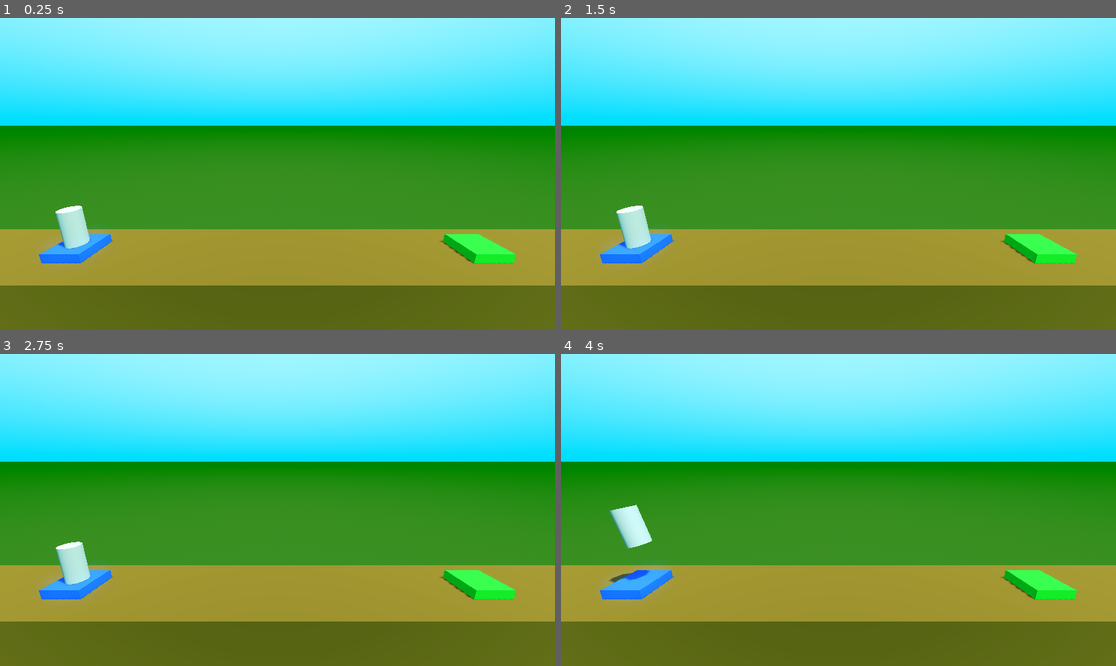
Above: before the commit, frames 1-4 (two rows, left to right).
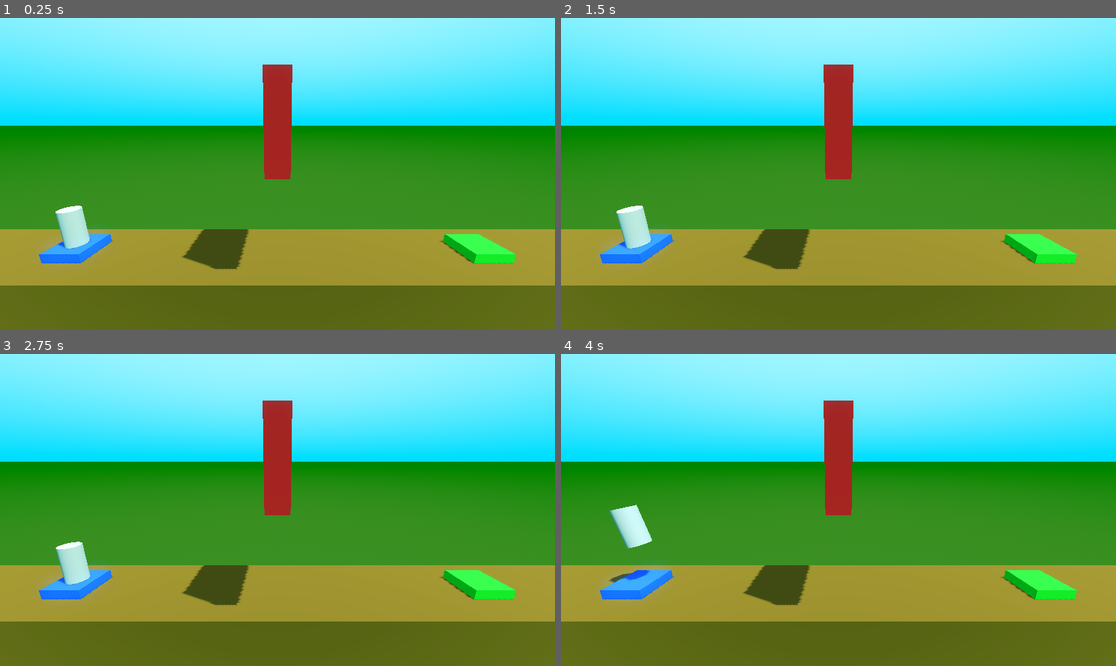
Above: after the commit, the same moments.

Repository: MateuszKosowski/Rocket-Game
Game: Godot game, scene res://scenes/lvl/level_1.tscn
Two runs of this game, one before a commit and one after it. Both use one fixed random seed, a clock stepped at 60 frames per second and the inputs below. Before the commit the project starts from res://scenes/lvl/level.tscn.
Inputs:
- Up to frame 1 (0.25 s): no input
- Up to frame 2 (1.5 s): tap Enter at 0.5 s; hold D (Right) 0.53-1.28 s; tap Space at 1.25 s; hold A (Left) from 1.28 s (still down)
- Up to frame 3 (2.75 s): tap Enter at 2 s; release A (Left) at 2.03 s; hold D (Right) from 2.03 s (still down)
- Up to frame 4 (4 s): tap Space at 2.75 s; release D (Right) at 2.78 s; hold W (Up) 2.78-3.53 s; hold A (Left) from 3.53 s (still down)

The runs differ from the first frame. In frame 1, 3.0% of the frame differs, in the area x 32-53%, y 14-81%; in frame 2, 3.0%; in frame 3, 3.0%; in frame 4, 3.0%.

Commit message:
Add Inherited levels, changing sceans

Diff:
--- a/project.godot
+++ b/project.godot
@@ -11,7 +11,7 @@
 [application]
 
 config/name="Project Rocket"
-run/main_scene="res://scenes/lvl/level.tscn"
+run/main_scene="res://scenes/lvl/level_1.tscn"
 config/features=PackedStringArray("4.2", "Forward Plus")
 config/icon="res://icon.svg"
 
--- /dev/null
+++ b/scenes/lvl/LandField.gd
@@ -0,0 +1,3 @@
+extends CSGBox3D
+
+@export_file("*.tscn") var next_file_path
--- /dev/null
+++ b/scenes/lvl/level_1.tscn
@@ -0,0 +1,17 @@
+[gd_scene load_steps=3 format=3 uid="uid://cb4184wdm6asj"]
+
+[ext_resource type="PackedScene" uid="uid://dnju5vntat0yo" path="res://scenes/lvl/level_base.tscn" id="1_e1veh"]
+
+[sub_resource type="StandardMaterial3D" id="StandardMaterial3D_uvkro"]
+albedo_color = Color(0.579254, 1.97336e-06, 3.85046e-07, 1)
+
+[node name="Level" instance=ExtResource("1_e1veh")]
+
+[node name="Box" type="CSGBox3D" parent="." index="3" groups=["Lose"]]
+transform = Transform3D(1, 0, 0, 0, 1, 0, 0, 0, 1, 0, 7, 0)
+use_collision = true
+size = Vector3(1, 4, 5)
+material = SubResource("StandardMaterial3D_uvkro")
+
+[node name="LandField" parent="." index="5"]
+next_file_path = "res://scenes/lvl/level_2.tscn"
--- /dev/null
+++ b/scenes/lvl/level_2.tscn
@@ -0,0 +1,31 @@
+[gd_scene load_steps=4 format=3 uid="uid://ca8t7kpll6dg0"]
+
+[ext_resource type="PackedScene" uid="uid://dnju5vntat0yo" path="res://scenes/lvl/level_base.tscn" id="1_cvc27"]
+
+[sub_resource type="StandardMaterial3D" id="StandardMaterial3D_02cok"]
+albedo_color = Color(0.502292, 0.388903, 0.16884, 1)
+metallic = 1.0
+metallic_specular = 0.55
+
+[sub_resource type="StandardMaterial3D" id="StandardMaterial3D_c3d5p"]
+albedo_color = Color(0.579254, 1.97336e-06, 3.85046e-07, 1)
+
+[node name="Level" instance=ExtResource("1_cvc27")]
+
+[node name="DirectionalLight3D" parent="." index="0"]
+transform = Transform3D(0.78526, -0.47878, 0.392602, 0.1094, 0.731394, 0.673123, -0.609425, -0.485626, 0.626713, 15.7496, 9.30759, 9.34906)
+
+[node name="Ceiling" type="CSGBox3D" parent="." index="3" groups=["Lose"]]
+transform = Transform3D(1, 0, 0, 0, 1, 0, 0, 0, 1, 0, 12.7729, 0)
+use_collision = true
+size = Vector3(40, 8, 5)
+material = SubResource("StandardMaterial3D_02cok")
+
+[node name="Box" type="CSGBox3D" parent="." index="4" groups=["Lose"]]
+transform = Transform3D(1, 0, 0, 0, 1, 0, 0, 0, 1, 0, 2.29628, 0)
+use_collision = true
+size = Vector3(1, 1, 5)
+material = SubResource("StandardMaterial3D_c3d5p")
+
+[node name="LandField" parent="." index="6"]
+next_file_path = "res://scenes/lvl/level_1.tscn"
--- a/scenes/lvl/level.tscn
+++ b/scenes/lvl/level_base.tscn
@@ -1,6 +1,9 @@
-[gd_scene load_steps=8 format=3 uid="uid://dnju5vntat0yo"]
+[gd_scene load_steps=10 format=3 uid="uid://dnju5vntat0yo"]
 
+[ext_resource type="Script" path="res://scenes/lvl/LandField.gd" id="1_4qvsf"]
 [ext_resource type="PackedScene" uid="uid://cvkq7p6rvm1wm" path="res://scenes/player/player.tscn" id="1_tifit"]
+
+[sub_resource type="GDScript" id="GDScript_xrvwv"]
 
 [sub_resource type="ProceduralSkyMaterial" id="ProceduralSkyMaterial_r344y"]
 sky_top_color = Color(0.353719, 0.584906, 1, 1)
@@ -33,6 +36,7 @@
 albedo_color = Color(1.51612e-06, 0.653202, 5.77569e-07, 1)
 
 [node name="Level" type="Node3D"]
+script = SubResource("GDScript_xrvwv")
 
 [node name="DirectionalLight3D" type="DirectionalLight3D" parent="."]
 transform = Transform3D(0.395706, -0.795338, 0.459189, 7.67081e-08, 0.5, 0.866025, -0.918377, -0.342691, 0.197853, 15.747, 9.30759, 0.497363)
@@ -58,6 +62,7 @@
 use_collision = true
 size = Vector3(2, 1, 2)
 material = SubResource("StandardMaterial3D_gyp41")
+script = ExtResource("1_4qvsf")
 
 [node name="Camera3D" type="Camera3D" parent="."]
 transform = Transform3D(1, 0, 0, 0, 0.972776, 0.231748, 0, -0.231748, 0.972776, 0, 7, 10)
--- a/scenes/player/Player.gd
+++ b/scenes/player/Player.gd
@@ -22,7 +22,7 @@
 
 func _on_body_entered(body: Node) -> void:
 	if body.is_in_group("Win"):
-		complete_lvl()
+		complete_lvl(body.next_file_path)
 
 	elif body.is_in_group("Lose"):
 		rocket_crash()
@@ -32,6 +32,6 @@
 	print("BOOOM!")
 	get_tree().reload_current_scene()
 
-func complete_lvl() -> void:
+func complete_lvl(next_level: String) -> void:
 	print("You win")
-	get_tree().quit()
+	get_tree().change_scene_to_file(next_level)
